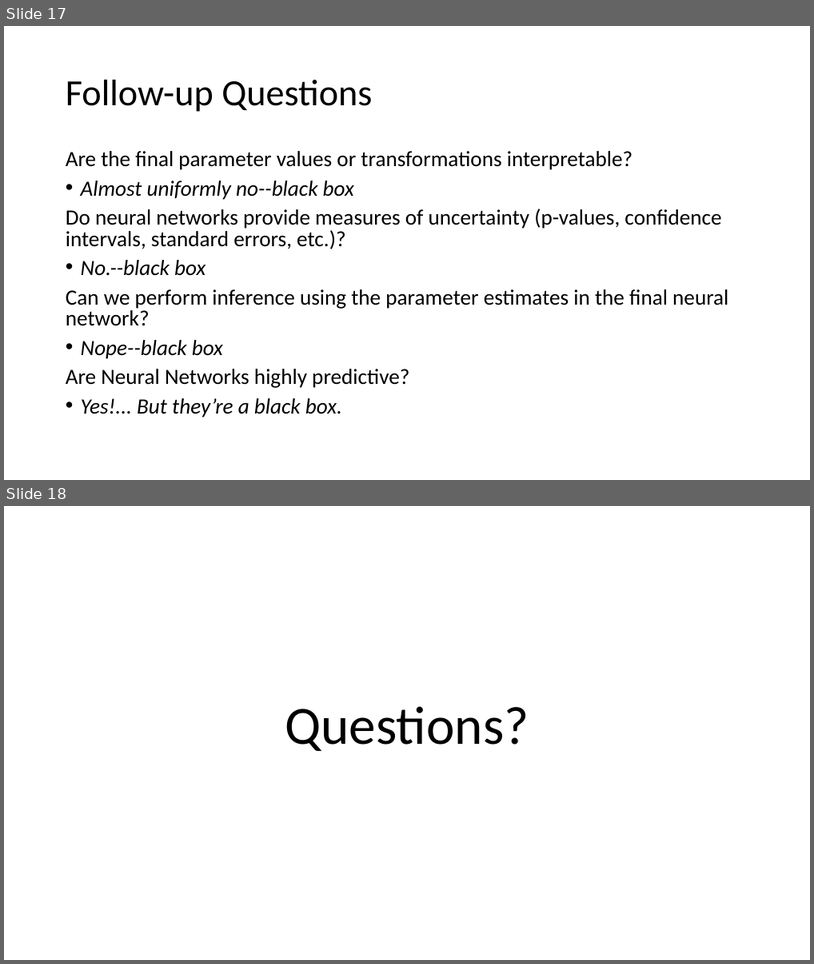
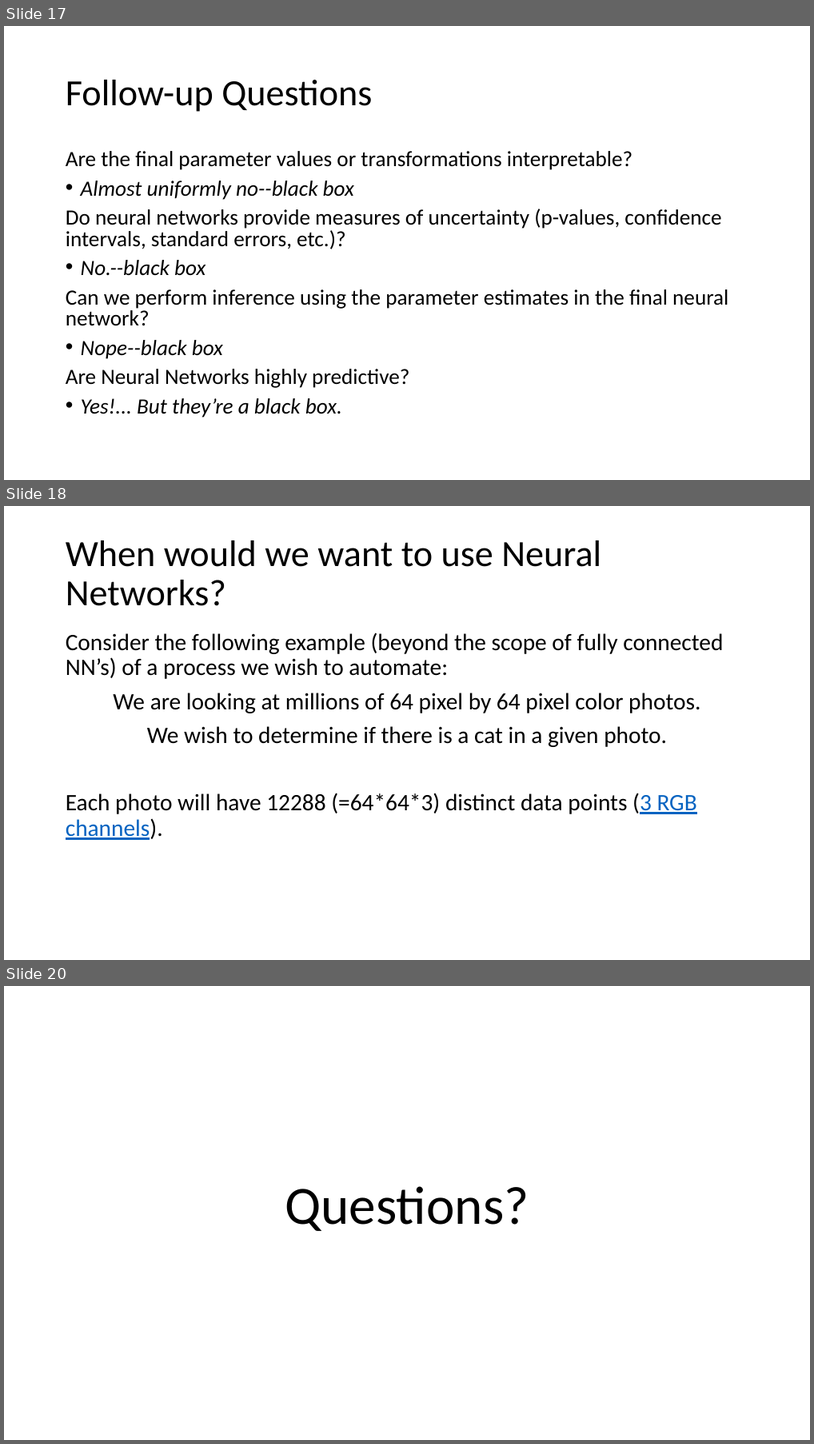
Before and after one commit to snyderjo/Neural-Network-Presentation, a slide deck: firstPart/Neural Networks - pt 1.pptx. Shown one above the other, each under a label of ours: slides 17 and 18 before the commit, slides 17, 18 and 20 after it; the slides between them are not shown. The pictures are 814x964 and 814x1444 pixels, drawn with LibreOffice and Linux fonts; fonts in the diff are those of the drawing. Boxes give left, top, right and bottom in pixels: in the first picture for what was removed or moved away, otherwise in the second. Text is boxed around its words. In the diff, an @@ line names an element or a change of style, - is before the commit and + after.

```diff
--- a/firstPart/Neural Networks - pt 1.pptx
+++ b/firstPart/Neural Networks - pt 1.pptx
@@ slide 18 added at (x1=4, y1=506, x2=810, y2=960), background #FFFFFF @@
@@ title added at (x1=66, y1=540, x2=602, y2=606), 44 pt, text #000000 @@
+When would we want to use Neural Networks?
@@ text added at (x1=66, y1=632, x2=723, y2=840), 28 pt, text #000000 @@
+Consider the following example (beyond the scope of fully connected NN’s) of a process we wish to automate:
+We are looking at millions of 64 pixel by 64 pixel color photos.
+We wish to determine if there is a cat in a given photo.
+Each photo will have 12288 (=64*64*3) distinct data points (3 RGB channels).
@@ what was slide 18 is now slide 20 @@
```
Also in this commit, not shown: 4 slides changed, 1 other slide added.
